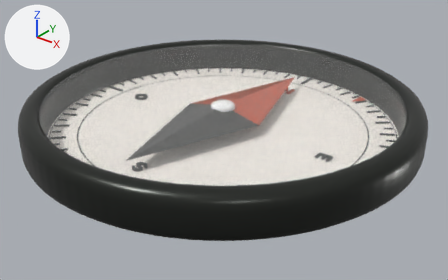
What one commit did to the Blender file 3d/blender/brujula.blend.
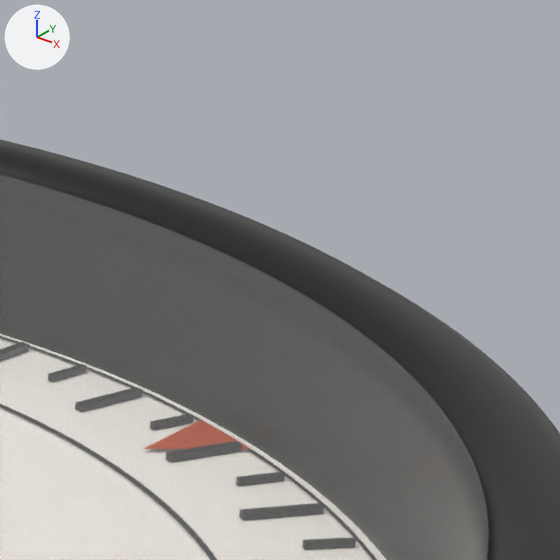
Each version appears first whole from a 50 mm lens placed at (1.832, -2.282, 1.375), pointed at (0.001, 0.006, -0.044), and next in a close-up on the part from 73% to 93% of the width and 10% to 43% of the height. The lights are fixed; the arrows at upper left show +X, +Y and +Z. The last two pictures show the newer version.

Names of what the first close-up shows: 'carcasa', 'cristal'.
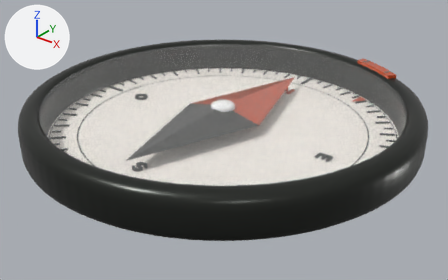
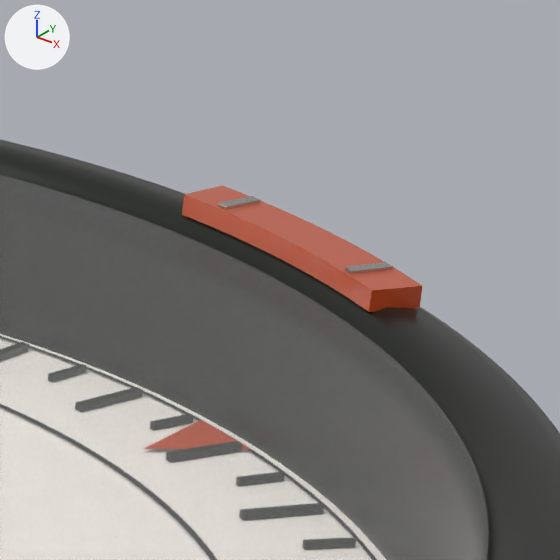
The change, as a list of edits to the scene's bpy script:
```text
Add me_testigos:
    me_testigos.from_pydata([(-0.102, 0.911, 0.231), (-0.102, 0.911, 0.235), (-0.106, 0.952, 0.231), (-0.106, 0.952, 0.235), (-0.09, 0.912, 0.231), (-0.09, 0.912, 0.235), (-0.094, 0.953, 0.231), (-0.094, 0.953, 0.235), (0.09, 0.912, 0.231), (0.09, 0.912, 0.235), (0.094, 0.953, 0.231), (0.094, 0.953, 0.235), (0.102, 0.911, 0.231), (0.102, 0.911, 0.235), (0.106, 0.952, 0.231), (0.106, 0.952, 0.235)], [], [(0, 1, 3, 2), (2, 3, 7, 6), (6, 7, 5, 4), (4, 5, 1, 0), (2, 6, 4, 0), (7, 3, 1, 5), (8, 9, 11, 10), (10, 11, 15, 14), (14, 15, 13, 12), (12, 13, 9, 8), (10, 14, 12, 8), (15, 11, 9, 13)])
    me_testigos.materials.append(mat_acero)  # light grey #c9ccc6
Add me_cursor_esmalte:
    me_cursor_esmalte.from_pydata(...)  # 76 vertices, 74 faces; spans x -0.15..0.15, y 0.902..0.962, z 0.212..0.232
    me_cursor_esmalte.materials.append(mat_naranja_esmalte)  # orange #c44916
Add ob_testigos:
    ob_testigos = bpy.data.objects.new('testigos', me_testigos)
    ob_testigos.parent = ob_indice_rumbo
    ob_testigos.location = (0.0, 0.0, 0.0)
Add ob_indice_rumbo:
    ob_indice_rumbo = bpy.data.objects.new('indice_rumbo', None)
    ob_indice_rumbo.parent = ob_brujula
    ob_indice_rumbo.location = (0.0, 0.0, 0.0)
    ob_indice_rumbo.rotation_euler = (0.0, 0.0, -0.489)  # degrees (0, 0, -28)
Add ob_cursor_esmalte:
    ob_cursor_esmalte = bpy.data.objects.new('cursor_esmalte', me_cursor_esmalte)
    ob_cursor_esmalte.parent = ob_indice_rumbo
    ob_cursor_esmalte.location = (0.0, 0.0, 0.0)
```

Changed parts and their boxes (x1, y1, x2, y2) in the close-ups (560 x 560 px):
'cursor_esmalte', added: after (182, 185, 422, 312)
'testigos', added: after (218, 196, 393, 274)
